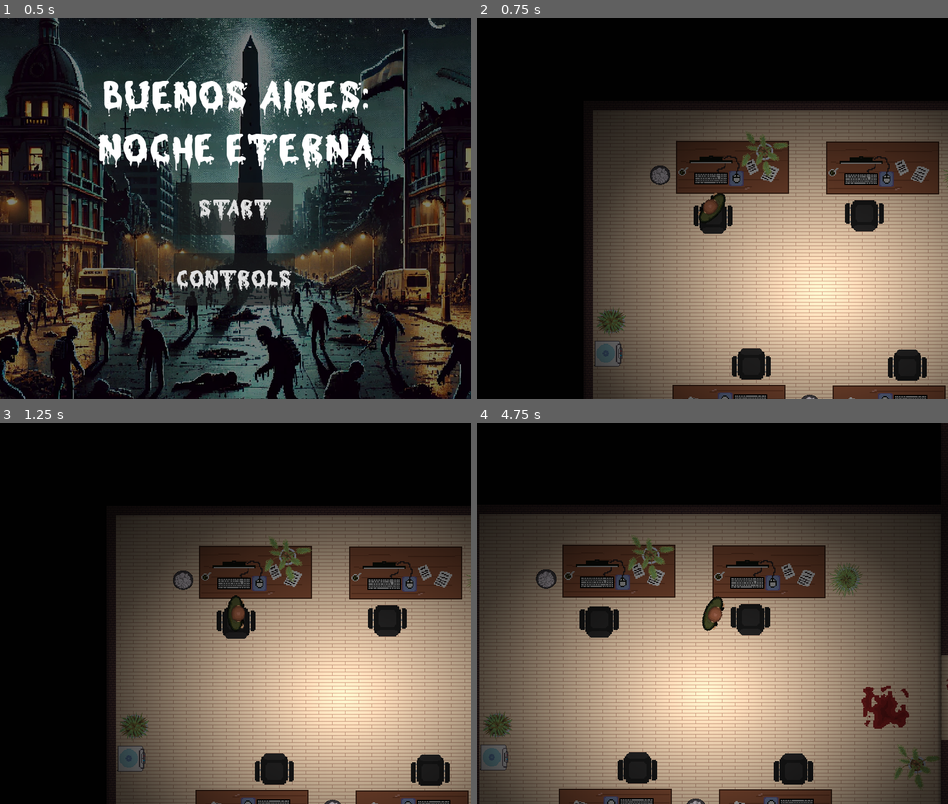
Above: before the commit, frames 1-4 (two rows, left to right).
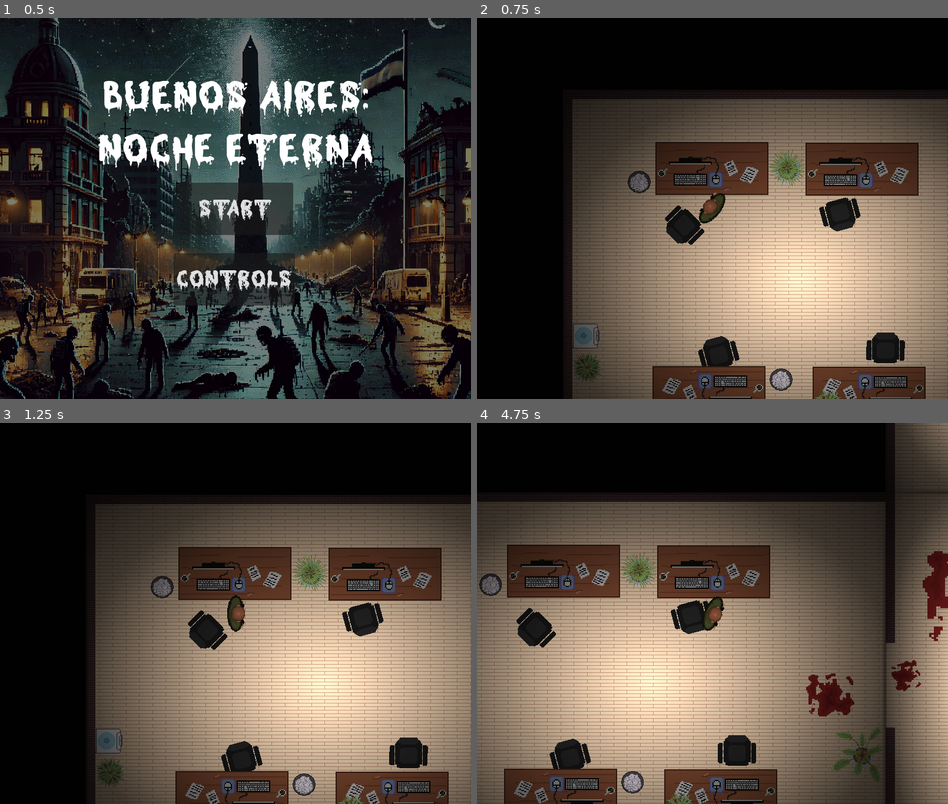
Above: after the commit, the same moments.

Repository: jmsanchezdiaz/boss-ipv-2024-e3.14cos
Game: Godot game, scene res://menu.tscn
Same seed, same stepped clock (60 frames per second), same inputs: the game is played once before the commit and once after it.
Inputs (mouse positions are in pixels of both pictures, inside the frame that each line leads up to):
- Up to frame 1 (0.5 s): no input
- Up to frame 2 (0.75 s): click "Start" at 0.5 s
- Up to frame 3 (1.25 s): no input
- Up to frame 4 (4.75 s): tap Enter at 1.25 s; move the mouse to (816, 594) at 1.27 s; hold D (move_right) 1.28-2.03 s; tap E (collect) at 1.35, 2.3, 2.85, 3.8, 4.35 s; move the mouse to (618, 632) at 2.02 s; hold S (move_down) 2.03-2.78 s; click (618, 632) at 2.1 s; move the mouse to (759, 529) at 2.77 s; hold D (move_right) 2.78-3.53 s; move the mouse to (688, 689) at 3.52 s; hold W (move_up) 3.53-4.28 s; tap Shift (run) at 3.6 s; move the mouse to (853, 670) at 4.27 s; hold A (move_left) from 4.28 s (still down)

Frame 1 is identical in both runs. In frame 2, 30% of the frame differs, in the area x 18-100%, y 19-100%; in frame 3, 30%; in frame 4, 63%, in the area x 0-100%, y 0-100%.

Commit message:
Feat: Items Colition

Diff:
--- /dev/null
+++ b/entities/Player/inventory/items/crowbar.gdshader
@@ -0,0 +1,22 @@
+shader_type canvas_item;
+
+uniform vec4 line_color : source_color = vec4(1.0);
+uniform float line_thickness : hint_range(0, 10) = 1.0;
+
+const vec2 OFFSETS[8] = {
+	vec2(-1, -1), vec2(-1, 0), vec2(-1, 1), vec2(0, -1), vec2(0, 1),
+	vec2(1, -1), vec2(1, 0), vec2(1, 1)
+};
+
+void fragment() {
+	vec2 size = TEXTURE_PIXEL_SIZE * line_thickness;
+	float outline = 0.0;
+
+	for (int i = 0; i < OFFSETS.length(); i++) {
+		outline += texture(TEXTURE, UV + size * OFFSETS[i]).a;
+	}
+	outline = min(outline, 1.0);
+
+	vec4 color = texture(TEXTURE, UV);
+	COLOR = mix(color, line_color, outline - color.a);
+}
--- a/entities/Player/inventory/items/crowbar.tscn
+++ b/entities/Player/inventory/items/crowbar.tscn
@@ -1,8 +1,14 @@
-[gd_scene load_steps=4 format=3 uid="uid://dp8dyaaojoki6"]
+[gd_scene load_steps=6 format=3 uid="uid://dp8dyaaojoki6"]
 
 [ext_resource type="PackedScene" uid="uid://dsftjcrk265at" path="res://entities/world/collectable_object.tscn" id="1_1gk35"]
 [ext_resource type="Resource" uid="uid://do34evfmejwar" path="res://entities/Player/inventory/items/crowbar.tres" id="2_jw6nh"]
 [ext_resource type="Texture2D" uid="uid://dhrkp7nq5u451" path="res://assets/items/crowbar.png" id="3_3fm2c"]
+[ext_resource type="Shader" path="res://entities/Player/inventory/items/crowbar.gdshader" id="3_ogxky"]
+
+[sub_resource type="ShaderMaterial" id="ShaderMaterial_fqma0"]
+shader = ExtResource("3_ogxky")
+shader_parameter/line_color = Color(0.871547, 0.871546, 1.54018e-06, 1)
+shader_parameter/line_thickness = 1.659
 
 [node name="Crowbar" instance=ExtResource("1_1gk35")]
 item = ExtResource("2_jw6nh")
@@ -11,4 +17,5 @@
 visible = false
 
 [node name="Sprite2D" parent="." index="1"]
+material = SubResource("ShaderMaterial_fqma0")
 texture = ExtResource("3_3fm2c")
--- /dev/null
+++ b/entities/world/bin.tscn
@@ -0,0 +1,17 @@
+[gd_scene load_steps=3 format=3 uid="uid://q4bps4wckf57"]
+
+[ext_resource type="Texture2D" uid="uid://d3hu42g8sjkm7" path="res://assets/office/bin.png" id="1_a1yej"]
+
+[sub_resource type="CircleShape2D" id="CircleShape2D_lekta"]
+radius = 19.0
+
+[node name="Bin" type="StaticBody2D"]
+
+[node name="Sprite2D" type="Sprite2D" parent="."]
+scale = Vector2(0.52, 0.52)
+texture = ExtResource("1_a1yej")
+
+[node name="CollisionShape2D" type="CollisionShape2D" parent="."]
+visible = false
+position = Vector2(-1, -2)
+shape = SubResource("CircleShape2D_lekta")
--- /dev/null
+++ b/entities/world/chair.tscn
@@ -0,0 +1,18 @@
+[gd_scene load_steps=3 format=3 uid="uid://b522bpucjpi5c"]
+
+[ext_resource type="Texture2D" uid="uid://xaoe1pe1rwng" path="res://assets/office/chair.png" id="1_qd66o"]
+
+[sub_resource type="CapsuleShape2D" id="CapsuleShape2D_h73lv"]
+radius = 15.0
+height = 32.0
+
+[node name="Chair" type="StaticBody2D"]
+
+[node name="Sprite2D" type="Sprite2D" parent="."]
+scale = Vector2(1.625, 1.625)
+texture = ExtResource("1_qd66o")
+
+[node name="CollisionShape2D" type="CollisionShape2D" parent="."]
+visible = false
+position = Vector2(0, 1)
+shape = SubResource("CapsuleShape2D_h73lv")
--- a/entities/world/collectable_object.gd
+++ b/entities/world/collectable_object.gd
@@ -5,7 +5,9 @@
 @onready var spr: Sprite2D
 
 var player_in_collecting_area: bool = false
-var target: Node2D;
+var target: Node2D
+var original_material: Material
+var highlight_material: ShaderMaterial
 
 func _process(delta):
 	if player_in_collecting_area and Input.is_action_just_pressed("collect"):
@@ -19,7 +21,6 @@
 	target = body
 
 
-
 func _on_body_exited(body):
 	if body is not Player: return;
 	player_in_collecting_area = false
--- /dev/null
+++ b/entities/world/collectable_object.gdshader
@@ -0,0 +1,22 @@
+shader_type canvas_item;
+
+uniform vec4 line_color : source_color = vec4(1.0);
+uniform float line_thickness : hint_range(0, 10) = 1.0;
+
+const vec2 OFFSETS[8] = {
+	vec2(-1, -1), vec2(-1, 0), vec2(-1, 1), vec2(0, -1), vec2(0, 1),
+	vec2(1, -1), vec2(1, 0), vec2(1, 1)
+};
+
+void fragment() {
+	vec2 size = TEXTURE_PIXEL_SIZE * line_thickness;
+	float outline = 0.0;
+
+	for (int i = 0; i < OFFSETS.length(); i++) {
+		outline += texture(TEXTURE, UV + size * OFFSETS[i]).a;
+	}
+	outline = min(outline, 1.0);
+
+	vec4 color = texture(TEXTURE, UV);
+	COLOR = mix(color, line_color, outline - color.a);
+}
--- a/entities/world/collectable_object.tscn
+++ b/entities/world/collectable_object.tscn
@@ -1,10 +1,16 @@
-[gd_scene load_steps=4 format=3 uid="uid://dsftjcrk265at"]
+[gd_scene load_steps=6 format=3 uid="uid://dsftjcrk265at"]
 
 [ext_resource type="Script" path="res://entities/world/collectable_object.gd" id="1_jlpkj"]
 [ext_resource type="Texture2D" uid="uid://byhk4wgq53rm4" path="res://assets/items/bandage.png" id="2_66kko"]
+[ext_resource type="Shader" path="res://entities/world/collectable_object.gdshader" id="2_x087o"]
 
 [sub_resource type="CircleShape2D" id="CircleShape2D_q4o8m"]
 radius = 45.0444
+
+[sub_resource type="ShaderMaterial" id="ShaderMaterial_5c4xk"]
+shader = ExtResource("2_x087o")
+shader_parameter/line_color = Color(0.971263, 0.970336, 7.70092e-07, 1)
+shader_parameter/line_thickness = 2.0
 
 [node name="CollectableObject" type="Area2D"]
 collision_mask = 2
@@ -14,6 +20,7 @@
 shape = SubResource("CircleShape2D_q4o8m")
 
 [node name="Sprite2D" type="Sprite2D" parent="."]
+material = SubResource("ShaderMaterial_5c4xk")
 texture = ExtResource("2_66kko")
 
 [connection signal="body_entered" from="." to="." method="_on_body_entered"]
--- /dev/null
+++ b/entities/world/dispenser.tscn
@@ -0,0 +1,17 @@
+[gd_scene load_steps=3 format=3 uid="uid://goqaftbbtbnv"]
+
+[ext_resource type="Texture2D" uid="uid://calbcuwf37oj7" path="res://assets/office/dispenser.png" id="1_3cc7p"]
+
+[sub_resource type="RectangleShape2D" id="RectangleShape2D_4aw4f"]
+size = Vector2(42, 43)
+
+[node name="Dispenser" type="StaticBody2D"]
+
+[node name="Sprite2D" type="Sprite2D" parent="."]
+scale = Vector2(1.1, 1.1)
+texture = ExtResource("1_3cc7p")
+
+[node name="CollisionShape2D" type="CollisionShape2D" parent="."]
+visible = false
+position = Vector2(0, 0.5)
+shape = SubResource("RectangleShape2D_4aw4f")
--- /dev/null
+++ b/entities/world/plant_1.tscn
@@ -0,0 +1,17 @@
+[gd_scene load_steps=3 format=3 uid="uid://diefev7dg3hms"]
+
+[ext_resource type="Texture2D" uid="uid://dhrs6kabev4rm" path="res://assets/office/plant1.png" id="1_mcrly"]
+
+[sub_resource type="CircleShape2D" id="CircleShape2D_1ot3b"]
+radius = 21.0
+
+[node name="Plant_1" type="StaticBody2D"]
+
+[node name="Sprite2D" type="Sprite2D" parent="."]
+scale = Vector2(0.522556, 0.522556)
+texture = ExtResource("1_mcrly")
+
+[node name="CollisionShape2D" type="CollisionShape2D" parent="."]
+visible = false
+position = Vector2(1, 4)
+shape = SubResource("CircleShape2D_1ot3b")
--- /dev/null
+++ b/entities/world/plant_2.tscn
@@ -0,0 +1,17 @@
+[gd_scene load_steps=3 format=3 uid="uid://dwgtu8i4iwlkb"]
+
+[ext_resource type="Texture2D" uid="uid://bkcd8r1mlyyj3" path="res://assets/office/plant2.png" id="1_wavbh"]
+
+[sub_resource type="CircleShape2D" id="CircleShape2D_x1a03"]
+radius = 21.0238
+
+[node name="Plant_2" type="StaticBody2D"]
+
+[node name="Sprite2D" type="Sprite2D" parent="."]
+scale = Vector2(0.51282, 0.51282)
+texture = ExtResource("1_wavbh")
+
+[node name="CollisionShape2D" type="CollisionShape2D" parent="."]
+visible = false
+position = Vector2(0, -1)
+shape = SubResource("CircleShape2D_x1a03")
--- /dev/null
+++ b/entities/world/plant_3.tscn
@@ -0,0 +1,17 @@
+[gd_scene load_steps=3 format=3 uid="uid://c5h3m2t0l57qt"]
+
+[ext_resource type="Texture2D" uid="uid://d3emwo7l3p8li" path="res://assets/office/plnt3.png" id="1_hps48"]
+
+[sub_resource type="CircleShape2D" id="CircleShape2D_vd1t4"]
+radius = 19.0
+
+[node name="Plant_3" type="StaticBody2D"]
+
+[node name="Sprite2D" type="Sprite2D" parent="."]
+scale = Vector2(0.690058, 0.690058)
+texture = ExtResource("1_hps48")
+
+[node name="CollisionShape2D" type="CollisionShape2D" parent="."]
+visible = false
+position = Vector2(1, -5)
+shape = SubResource("CircleShape2D_vd1t4")
--- a/levels/level_0.tscn
+++ b/levels/level_0.tscn
@@ -1,20 +1,20 @@
 [gd_scene load_steps=22 format=3 uid="uid://co7ybm0ubahbq"]
 
 [ext_resource type="Script" path="res://levels/level_0.gd" id="1_sebl3"]
-[ext_resource type="Texture2D" uid="uid://xaoe1pe1rwng" path="res://assets/office/chair.png" id="2_0wci4"]
 [ext_resource type="Texture2D" uid="uid://le82j60fbkgi" path="res://assets/floor/floor-v7.png" id="2_nmvk6"]
 [ext_resource type="PackedScene" uid="uid://b03m6mbug7ngg" path="res://entities/Player/Player.tscn" id="3_6sdbt"]
-[ext_resource type="Texture2D" uid="uid://d3hu42g8sjkm7" path="res://assets/office/bin.png" id="4_0h5ao"]
+[ext_resource type="PackedScene" uid="uid://q4bps4wckf57" path="res://entities/world/bin.tscn" id="3_nxipw"]
 [ext_resource type="PackedScene" uid="uid://b6ynng6353xjr" path="res://entities/Player/inventory/inventory_ui.tscn" id="4_40sv7"]
 [ext_resource type="PackedScene" uid="uid://3u862rxcxh83" path="res://entities/world/Desk.tscn" id="4_vtmsm"]
-[ext_resource type="Texture2D" uid="uid://calbcuwf37oj7" path="res://assets/office/dispenser.png" id="5_63b0m"]
 [ext_resource type="Texture2D" uid="uid://dtx2uese6y77r" path="res://assets/brick-v2.png" id="6_f0qly"]
+[ext_resource type="PackedScene" uid="uid://diefev7dg3hms" path="res://entities/world/plant_1.tscn" id="6_fu057"]
 [ext_resource type="PackedScene" uid="uid://dp8dyaaojoki6" path="res://entities/Player/inventory/items/crowbar.tscn" id="7_dtxje"]
-[ext_resource type="Texture2D" uid="uid://dhrs6kabev4rm" path="res://assets/office/plant1.png" id="7_pxpbi"]
+[ext_resource type="PackedScene" uid="uid://goqaftbbtbnv" path="res://entities/world/dispenser.tscn" id="7_l3lbp"]
+[ext_resource type="PackedScene" uid="uid://b522bpucjpi5c" path="res://entities/world/chair.tscn" id="7_wxei5"]
+[ext_resource type="PackedScene" uid="uid://dwgtu8i4iwlkb" path="res://entities/world/plant_2.tscn" id="8_a62fr"]
 [ext_resource type="PackedScene" uid="uid://c2o0kr8xieldc" path="res://entities/Player/inventory/items/bandage.tscn" id="8_jrvjv"]
 [ext_resource type="PackedScene" uid="uid://djba5um6gbc7k" path="res://entities/Zombie/Zombie.tscn" id="8_o2v3o"]
-[ext_resource type="Texture2D" uid="uid://bkcd8r1mlyyj3" path="res://assets/office/plant2.png" id="8_r7wes"]
-[ext_resource type="Texture2D" uid="uid://d3emwo7l3p8li" path="res://assets/office/plnt3.png" id="9_sbfkk"]
+[ext_resource type="PackedScene" uid="uid://c5h3m2t0l57qt" path="res://entities/world/plant_3.tscn" id="9_de35t"]
 [ext_resource type="Texture2D" uid="uid://8ulx2k2lajms" path="res://assets/bloostain-v1.png" id="10_mv8n1"]
 [ext_resource type="PackedScene" uid="uid://dpmtbbduioxrq" path="res://hud.tscn" id="12_jydqv"]
 
@@ -65,6 +65,8 @@
 offset_bottom = 648.0
 texture = ExtResource("2_nmvk6")
 stretch_mode = 1
+metadata/_edit_use_anchors_ = true
+metadata/_edit_lock_ = true
 
 [node name="Floor2" type="TextureRect" parent="Floor6"]
 offset_left = 800.0
@@ -72,6 +74,8 @@
 offset_bottom = 648.0
 texture = ExtResource("2_nmvk6")
 stretch_mode = 1
+metadata/_edit_use_anchors_ = true
+metadata/_edit_lock_ = true
 
 [node name="Floor3" type="TextureRect" parent="Floor6"]
 offset_left = 800.0
@@ -79,6 +83,8 @@
 offset_right = 1120.0
 texture = ExtResource("2_nmvk6")
 stretch_mode = 1
+metadata/_edit_use_anchors_ = true
+metadata/_edit_lock_ = true
 
 [node name="Floor5" type="TextureRect" parent="Floor6"]
 offset_left = 800.0
@@ -88,6 +94,8 @@
 texture = ExtResource("2_nmvk6")
 expand_mode = 1
 stretch_mode = 1
+metadata/_edit_use_anchors_ = true
+metadata/_edit_lock_ = true
 
 [node name="Floor4" type="TextureRect" parent="Floor6"]
 offset_left = 800.0
@@ -96,177 +104,159 @@
 offset_bottom = -648.0
 texture = ExtResource("2_nmvk6")
 stretch_mode = 1
+metadata/_edit_use_anchors_ = true
+metadata/_edit_lock_ = true
 
 [node name="Office" type="Node" parent="."]
 
-[node name="Chair" type="TextureRect" parent="Office"]
-offset_left = 167.0
-offset_top = 145.0
-offset_right = 273.0
-offset_bottom = 251.0
-texture = ExtResource("2_0wci4")
-
-[node name="Chair2" type="TextureRect" parent="Office"]
-offset_left = 424.0
-offset_top = 141.0
-offset_right = 530.0
-offset_bottom = 247.0
-texture = ExtResource("2_0wci4")
-
-[node name="Chair3" type="TextureRect" parent="Office"]
-offset_left = 603.0
-offset_top = 504.0
-offset_right = 709.0
-offset_bottom = 610.0
+[node name="Bin" parent="Office" instance=ExtResource("3_nxipw")]
+position = Vector2(130, 159)
+metadata/_edit_lock_ = true
+
+[node name="Bin2" parent="Office" instance=ExtResource("3_nxipw")]
+position = Vector2(371, 495)
+metadata/_edit_lock_ = true
+
+[node name="Chair" parent="Office" instance=ExtResource("7_wxei5")]
+position = Vector2(205, 232)
+rotation = 0.785397
+metadata/_edit_lock_ = true
+
+[node name="Chair2" parent="Office" instance=ExtResource("7_wxei5")]
+position = Vector2(471, 211)
+rotation = -0.261799
+metadata/_edit_lock_ = true
+
+[node name="Chair3" parent="Office" instance=ExtResource("7_wxei5")]
+position = Vector2(548, 441)
 rotation = -3.14159
-texture = ExtResource("2_0wci4")
-
-[node name="Chair4" type="TextureRect" parent="Office"]
-offset_left = 338.0
-offset_top = 502.0
-offset_right = 444.0
-offset_bottom = 608.0
-rotation = -3.14159
-texture = ExtResource("2_0wci4")
-
-[node name="Bin" type="TextureRect" parent="Office"]
-offset_left = 107.0
-offset_top = 105.0
-offset_right = 154.0
-offset_bottom = 151.0
-texture = ExtResource("4_0h5ao")
-expand_mode = 1
-
-[node name="Bin2" type="TextureRect" parent="Office"]
-offset_left = 361.0
-offset_top = 495.0
-offset_right = 408.0
-offset_bottom = 541.0
-texture = ExtResource("4_0h5ao")
-expand_mode = 1
-
-[node name="Dispenser" type="TextureRect" parent="Office"]
-offset_left = -17.0
-offset_top = 489.0
-offset_right = 101.0
-offset_bottom = 604.0
-rotation = -1.57079
-texture = ExtResource("5_63b0m")
-expand_mode = 1
+metadata/_edit_lock_ = true
+
+[node name="Chair4" parent="Office" instance=ExtResource("7_wxei5")]
+position = Vector2(264, 449)
+rotation = 2.8798
+metadata/_edit_lock_ = true
 
 [node name="Desktop1" parent="Office" instance=ExtResource("4_vtmsm")]
-position = Vector2(253, 113)
+position = Vector2(253, 134)
+metadata/_edit_lock_ = true
 
 [node name="Desktop2" parent="Office" instance=ExtResource("4_vtmsm")]
-position = Vector2(508, 114)
+position = Vector2(508, 135)
+metadata/_edit_lock_ = true
 
 [node name="Desktop3" parent="Office" instance=ExtResource("4_vtmsm")]
-position = Vector2(519, 529)
+position = Vector2(520, 516)
 rotation = 3.14159
+metadata/_edit_lock_ = true
 
 [node name="Desktop4" parent="Office" instance=ExtResource("4_vtmsm")]
-position = Vector2(247, 528)
+position = Vector2(248, 515)
 rotation = 3.14159
-
-[node name="Plant" type="TextureRect" parent="Office"]
-offset_left = 605.0
-offset_top = 160.0
-offset_right = 671.0
-offset_bottom = 227.0
-rotation = -1.57079
-texture = ExtResource("7_pxpbi")
-expand_mode = 1
-
-[node name="Plant2" type="TextureRect" parent="Office"]
-offset_left = 19.0
-offset_top = 406.0
-offset_right = 81.0
-offset_bottom = 467.0
-rotation = -1.57079
-texture = ExtResource("8_r7wes")
-expand_mode = 1
-
-[node name="Plant3" type="TextureRect" parent="Office"]
-offset_left = 266.0
-offset_top = 138.0
-offset_right = 369.0
-offset_bottom = 230.0
-rotation = -1.57079
-texture = ExtResource("9_sbfkk")
-expand_mode = 1
-
-[node name="Plant4" type="TextureRect" parent="Office"]
-offset_left = 718.0
-offset_top = 494.0
-offset_right = 821.0
-offset_bottom = 586.0
-rotation = -1.57079
-texture = ExtResource("9_sbfkk")
-expand_mode = 1
+metadata/_edit_lock_ = true
 
 [node name="PointLight2D" type="PointLight2D" parent="Office"]
 position = Vector2(400, 324)
 scale = Vector2(12.5, 10.125)
 texture = SubResource("GradientTexture2D_uv2qe")
+metadata/_edit_lock_ = true
+
+[node name="Plant_1" parent="Office" instance=ExtResource("6_fu057")]
+position = Vector2(381, 132)
+metadata/_edit_lock_ = true
+
+[node name="Dispenser2" parent="Office" instance=ExtResource("7_l3lbp")]
+position = Vector2(38, 419)
+rotation = -1.57079
+metadata/_edit_lock_ = true
+
+[node name="Plant_2" parent="Office" instance=ExtResource("8_a62fr")]
+position = Vector2(41, 475)
+metadata/_edit_lock_ = true
+
+[node name="Plant_4" parent="Office" instance=ExtResource("8_a62fr")]
+position = Vector2(451, 538)
+metadata/_edit_lock_ = true
+
+[node name="Plant_3" parent="Office" instance=ExtResource("9_de35t")]
+position = Vector2(761, 454)
+rotation = -0.261799
+metadata/_edit_lock_ = true
+
+[node name="Dispenser3" parent="." instance=ExtResource("7_l3lbp")]
+position = Vector2(839, -526)
+rotation = -1.57079
+metadata/_edit_lock_ = true
 
 [node name="Bloostain-v1" type="Sprite2D" parent="."]
 position = Vector2(707, 342)
 scale = Vector2(1.66, 1.54)
 texture = ExtResource("10_mv8n1")
+metadata/_edit_lock_ = true
 
 [node name="Bloostain-v2" type="Sprite2D" parent="."]
 position = Vector2(957, 173)
 scale = Vector2(3.74, 3.46)
 texture = ExtResource("10_mv8n1")
+metadata/_edit_lock_ = true
 
 [node name="Bloostain-v3" type="Sprite2D" parent="."]
 position = Vector2(837, 312)
 rotation = 1.309
 texture = ExtResource("10_mv8n1")
+metadata/_edit_lock_ = true
 
 [node name="Bloostain-v4" type="Sprite2D" parent="."]
 position = Vector2(1015, -182)
 rotation = 2.0944
 scale = Vector2(2.76, 2.98)
 texture = ExtResource("10_mv8n1")
+metadata/_edit_lock_ = true
 
 [node name="Bloostain-v5" type="Sprite2D" parent="."]
 position = Vector2(950, -1314)
 rotation = 0.785398
 scale = Vector2(3.18851, 3.76225)
 texture = ExtResource("10_mv8n1")
+metadata/_edit_lock_ = true
 
 [node name="Bloostain-v7" type="Sprite2D" parent="."]
 position = Vector2(984, -1727)
 rotation = -0.523599
 scale = Vector2(3.18851, 3.02432)
 texture = ExtResource("10_mv8n1")
+metadata/_edit_lock_ = true
 
 [node name="Bloostain-v6" type="Sprite2D" parent="."]
 position = Vector2(988, -574)
 rotation = -0.837645
 scale = Vector2(2.83412, 2.59051)
 texture = ExtResource("10_mv8n1")
+metadata/_edit_lock_ = true
 
 [node name="PointLight2D2" type="PointLight2D" parent="."]
 position = Vector2(960.5, 324)
 scale = Vector2(5.01563, 10.125)
 texture = SubResource("GradientTexture2D_uv2qe")
+metadata/_edit_lock_ = true
 
 [node name="PointLight2D3" type="PointLight2D" parent="."]
 position = Vector2(961, -323.5)
 scale = Vector2(5.03125, 10.1094)
 texture = SubResource("GradientTexture2D_uv2qe")
+metadata/_edit_lock_ = true
 
 [node name="PointLight2D4" type="PointLight2D" parent="."]
-position = Vector2(960, -991)
-scale = Vector2(5, 10.75)
-texture = SubResource("GradientTexture2D_uv2qe")
+position = Vector2(960, -980)
+scale = Vector2(5, 10.4063)
+texture = SubResource("GradientTexture2D_uv2qe")
+metadata/_edit_lock_ = true
 
 [node name="PointLight2D5" type="PointLight2D" parent="."]
-position = Vector2(960, -1609)
-scale = Vector2(4.9375, 9.5625)
-texture = SubResource("GradientTexture2D_uv2qe")
+position = Vector2(960, -1614)
+scale = Vector2(5, 9.40625)
+texture = SubResource("GradientTexture2D_uv2qe")
+metadata/_edit_lock_ = true
 
 [node name="Crowbar" parent="." instance=ExtResource("7_dtxje")]
 position = Vector2(963, 338)
@@ -276,11 +266,13 @@
 
 [node name="CanvasModulate" type="CanvasModulate" parent="."]
 color = Color(0.125911, 0.125911, 0.125911, 1)
+metadata/_edit_lock_ = true
 
 [node name="TileMap" type="TileMap" parent="."]
 tile_set = SubResource("TileSet_2qh5w")
 format = 2
 layer_0/tile_data = PackedInt32Array(0, 1, 0, 1, 1, 0, 2, 1, 0, 3, 1, 0, 4, 1, 0, 5, 1, 0, 6, 1, 0, 7, 1, 0, 8, 1, 0, 9 …(7337 unchanged characters)…
+metadata/_edit_lock_ = true
 
 [node name="Enemies" type="Node" parent="."]
 
@@ -306,8 +298,8 @@
 position = Vector2(940, -1336)
 
 [node name="Player" parent="." instance=ExtResource("3_6sdbt")]
-position = Vector2(219, 183)
-rotation = -1.5708
+position = Vector2(254, 202)
+rotation = -2.09439
 
 [node name="Camera2D" type="Camera2D" parent="Player"]
 
